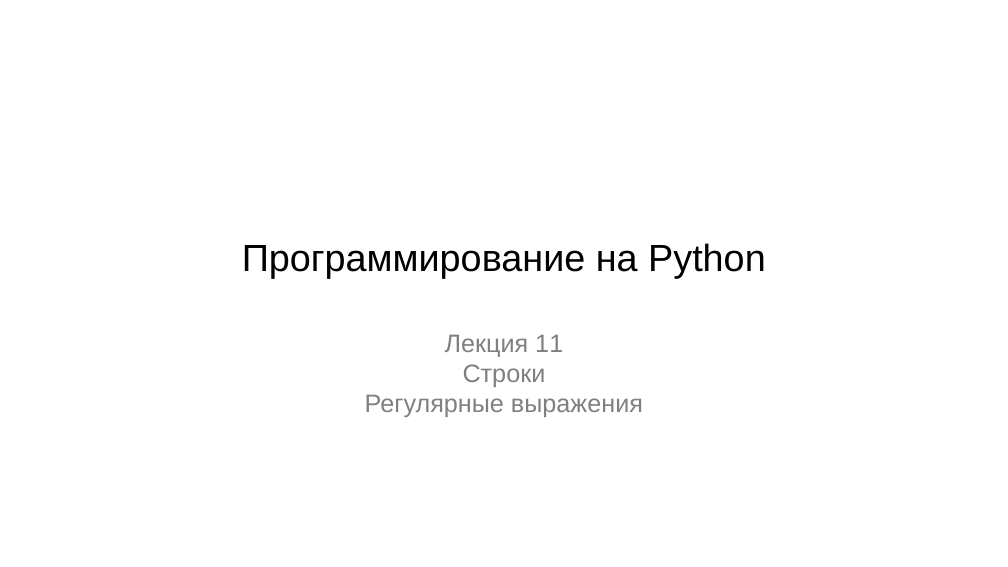
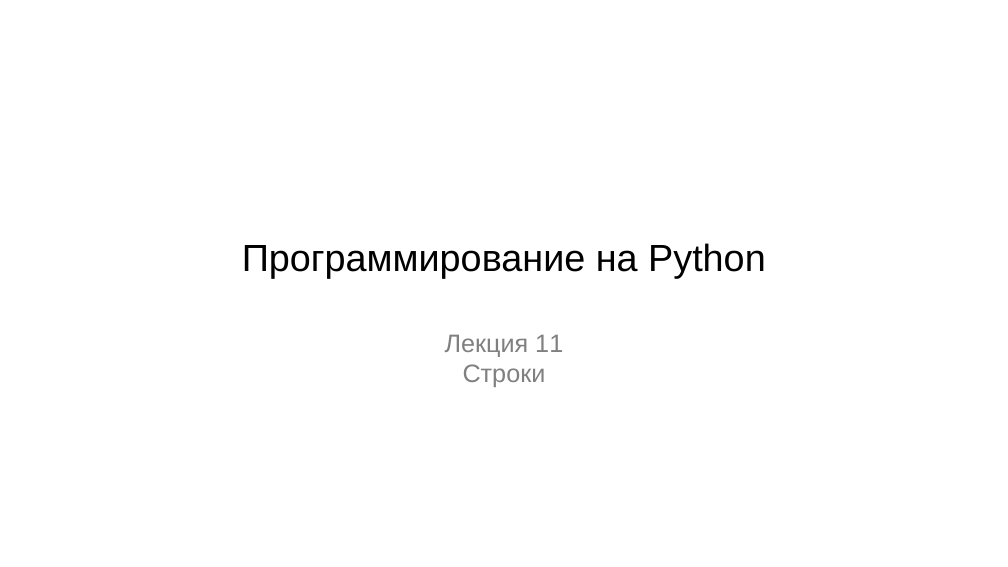
Before and after one commit to maxchv/LearnPython, a slide deck: slide 1 of week06/Strings.pptx. Drawn at 1008x567 pixels with LibreOffice and Linux fonts; fonts in the diff are those of the drawing. Boxes give left, top, right and bottom in pixels: in the first picture for what was removed or moved away, otherwise in the second. Text is boxed around its words. In the diff, an @@ line names an element or a change of style, - is before the commit and + after.

```diff
--- a/week06/Strings.pptx
+++ b/week06/Strings.pptx
@@ subtitle at box(365, 394, 643, 417): paragraph removed @@
-Регулярные выражения
```
Also in this commit, not shown: 29 slides removed.
